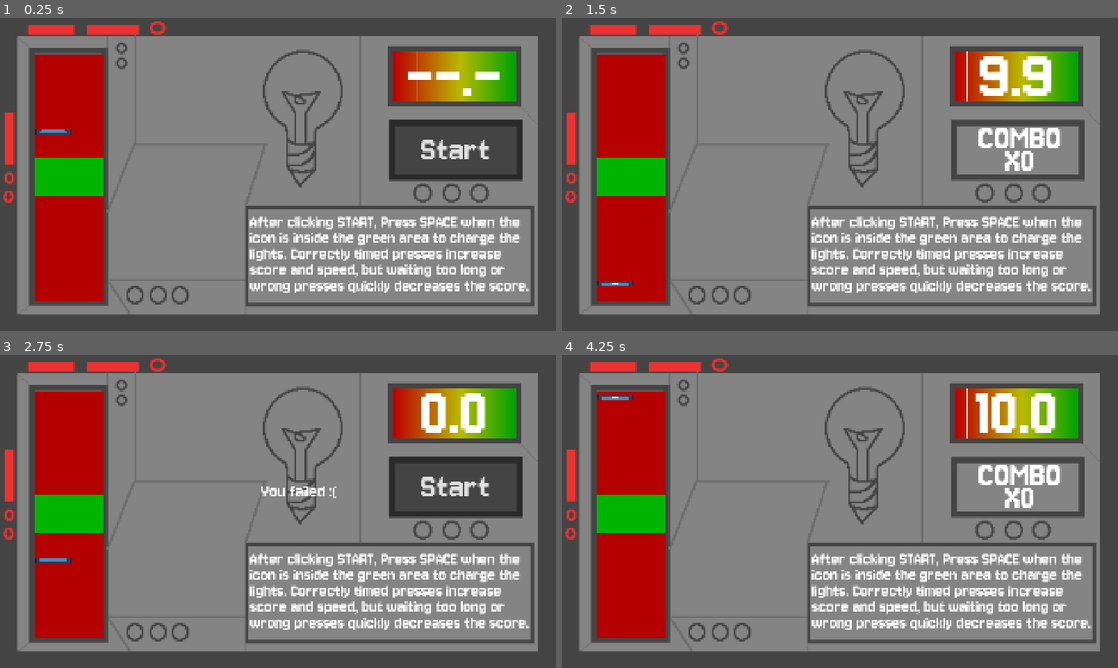
Above: before the commit, frames 1-4 (two rows, left to right).
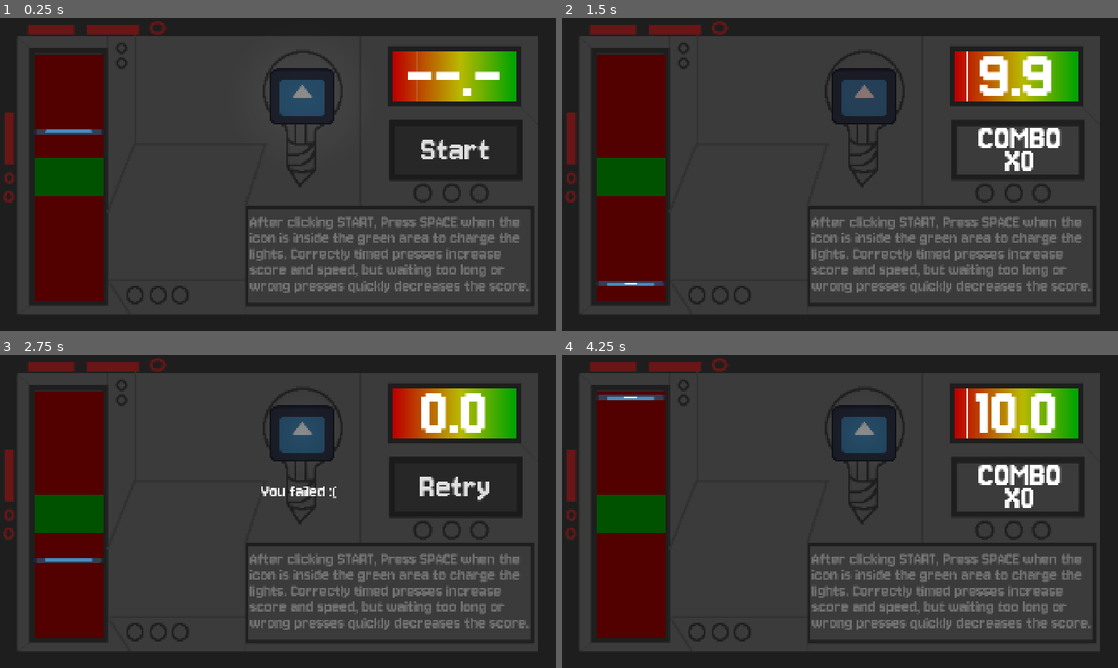
Above: after the commit, the same moments.

Repository: Exponential182/Pukehinau-Peril
Game: Godot game, scene res://prefabs/vertical_puzzle.tscn
The game is run twice, just before and just after one commit, with the same random seed, the same clock (stepped at 60 frames per second) and the same inputs. This scene is started directly instead of the project's main scene. The engine's default icon, where the game draws it, is replaced by a stand-in: a white triangle on a blue panel in a dark square.
Inputs (mouse positions are in pixels of both pictures, inside the frame that each line leads up to):
- Up to frame 1 (0.25 s): no input
- Up to frame 2 (1.5 s): click "Start" at 0.5 s; tap Space (smack) at 1.25 s; move the mouse to (962, 158) at 1.27 s; hold D (right) from 1.28 s (still down); hold Space (smack) from 1.28 s (still down); tap E (interact) at 1.35 s
- Up to frame 3 (2.75 s): move the mouse to (166, 527) at 2.02 s; release D (right) at 2.03 s; release Space (smack) at 2.03 s; hold S (down) from 2.03 s (still down); tap Space (smack) at 2.1 s; tap E (interact) at 2.3 s
- Up to frame 4 (4.25 s): release S (down) at 2.75 s; click "Start" (after the commit: "Retry") at 2.75 s; tap Space (smack) at 3.5 s; move the mouse to (895, 442) at 3.52 s; hold D (right) from 3.53 s (still down); hold Space (smack) from 3.53 s (still down); tap E (interact) at 3.6 s

The runs differ from the first frame. In frame 1, 95% of the frame differs, in the area x 0-100%, y 0-100%; in frame 2, 96%; in frame 3, 95%; in frame 4, 96%.
Error in both runs: Invalid access to property or key 'vertical_puzzle_completed' on a base object of type 'Window'. (res://scripts/vertical_puzzle.gd:35)

Commit message:
godot_placeholder light

Diff:
--- a/prefabs/vertical_puzzle.tscn
+++ b/prefabs/vertical_puzzle.tscn
@@ -6,6 +6,7 @@
 [ext_resource type="FontFile" uid="uid://cp2y2i6geeae8" path="res://assets/Themes and fonts/Jersey10-Regular.ttf" id="3_28ko8"]
 [ext_resource type="AudioStream" uid="uid://brjhg6hm8530v" path="res://assets/SFX/vertical_puzze(1).mp3" id="5_d1beo"]
 [ext_resource type="AudioStream" uid="uid://bdm88osw05fih" path="res://assets/SFX/fend.mp3" id="6_d1beo"]
+[ext_resource type="Texture2D" uid="uid://btrf318od7huf" path="res://assets/Sprites/circle light.webp" id="7_1aoew"]
 
 [sub_resource type="RectangleShape2D" id="RectangleShape2D_vetud"]
 size = Vector2(118, 172)
@@ -52,12 +53,38 @@
 z_index = 500
 script = ExtResource("1_n2pnt")
 
-[node name="lightswitchui_unlighted" type="Sprite2D" parent="." unique_id=440627082]
-position = Vector2(960, 540.075)
-scale = Vector2(4, 3.9994447)
-texture = ExtResource("2_d1beo")
+[node name="main_light" type="DirectionalLight2D" parent="." unique_id=575195253]
+position = Vector2(-513, -580)
+energy = 0.55
+blend_mode = 1
+shadow_enabled = true
 
 [node name="canvas_layer" type="CanvasLayer" parent="." unique_id=184093748]
+
+[node name="fail" type="Node2D" parent="canvas_layer" unique_id=1918243977]
+
+[node name="Tutorial" type="Label" parent="canvas_layer/fail" unique_id=2059556525]
+visible = false
+z_index = 120
+offset_left = 518.0
+offset_top = 436.0
+offset_right = 1548.0
+offset_bottom = 725.0
+theme_override_fonts/font = ExtResource("3_28ko8")
+theme_override_font_sizes/font_size = 64
+text = "You failed :("
+horizontal_alignment = 1
+autowrap_mode = 2
+
+[node name="button" type="Button" parent="canvas_layer/fail" unique_id=364393041]
+z_index = 186
+offset_left = 1343.0
+offset_top = 351.0
+offset_right = 1805.0
+offset_bottom = 560.0
+theme_override_fonts/font = ExtResource("3_28ko8")
+theme_override_font_sizes/font_size = 128
+text = "Start"
 
 [node name="main_area" type="Area2D" parent="canvas_layer" unique_id=818856713]
 position = Vector2(60, 536)
@@ -68,12 +95,6 @@
 position = Vector2(0, 4)
 shape = SubResource("RectangleShape2D_vetud")
 
-[node name="Sprite2D" type="Sprite2D" parent="canvas_layer" unique_id=1829736672]
-visible = false
-position = Vector2(11, 540)
-scale = Vector2(1.003, 1.348)
-texture = ExtResource("2_tghds")
-
 [node name="win_area" type="Area2D" parent="canvas_layer" unique_id=242481353]
 position = Vector2(184, 392.88)
 metadata/_edit_group_ = true
@@ -83,7 +104,8 @@
 shape = SubResource("RectangleShape2D_uvhsu")
 
 [node name="Sprite2D" type="Sprite2D" parent="canvas_layer/win_area" unique_id=1997258581]
-scale = Vector2(1, 0.140625)
+position = Vector2(52.499996, 0)
+scale = Vector2(1.8671875, 0.140625)
 texture = ExtResource("2_tghds")
 
 [node name="score" type="Node2D" parent="canvas_layer" unique_id=1017932353]
@@ -162,6 +184,11 @@
 scale = Vector2(34.695, 34.695)
 text = "Good"
 
+[node name="lightswitchui_unlighted" type="Sprite2D" parent="." unique_id=440627082]
+position = Vector2(960, 540.075)
+scale = Vector2(4, 3.9994447)
+texture = ExtResource("2_d1beo")
+
 [node name="Tutorial" type="Label" parent="." unique_id=1443259148]
 z_index = 120
 offset_left = 864.0
@@ -183,39 +210,27 @@
 scale = Vector2(0.7869468, 1.9704674)
 texture = SubResource("GradientTexture2D_d1beo")
 
-[node name="fail" type="Node2D" parent="." unique_id=1918243977]
-
-[node name="Tutorial" type="Label" parent="fail" unique_id=2059556525]
-visible = false
-z_index = 120
-offset_left = 518.0
-offset_top = 436.0
-offset_right = 1548.0
-offset_bottom = 725.0
-theme_override_fonts/font = ExtResource("3_28ko8")
-theme_override_font_sizes/font_size = 64
-text = "You failed :("
-horizontal_alignment = 1
-autowrap_mode = 2
-
-[node name="button" type="Button" parent="fail" unique_id=364393041]
-z_index = 186
-offset_left = 1343.0
-offset_top = 351.0
-offset_right = 1805.0
-offset_bottom = 560.0
-theme_override_fonts/font = ExtResource("3_28ko8")
-theme_override_font_sizes/font_size = 128
-text = "Start"
-
 [node name="combo" type="AudioStreamPlayer" parent="." unique_id=918790381]
 stream = ExtResource("5_d1beo")
 
 [node name="done" type="AudioStreamPlayer" parent="." unique_id=16361542]
 stream = ExtResource("6_d1beo")
 
+[node name="lightbulb" type="Node2D" parent="." unique_id=824255658]
+position = Vector2(1044, 272)
+metadata/_edit_group_ = true
+
+[node name="Sprite2D" type="Sprite2D" parent="lightbulb" unique_id=1829736672]
+scale = Vector2(1.7593124, 1.5177504)
+texture = ExtResource("2_tghds")
+
+[node name="point_light_2d" type="PointLight2D" parent="lightbulb" unique_id=217800484]
+scale = Vector2(2, 2)
+energy = 0.1
+texture = ExtResource("7_1aoew")
+
+[connection signal="pressed" from="canvas_layer/fail/button" to="." method="_on_button_pressed"]
 [connection signal="area_entered" from="canvas_layer/main_area" to="." method="_on_main_area_area_entered"]
 [connection signal="area_exited" from="canvas_layer/main_area" to="." method="_on_main_area_area_exited"]
 [connection signal="timeout" from="canvas_layer/combo_timer" to="." method="_on_combo_timer_timeout"]
 [connection signal="timeout" from="canvas_layer/speed_timer" to="." method="_on_speed_timer_timeout"]
-[connection signal="pressed" from="fail/button" to="." method="_on_button_pressed"]
--- a/scripts/vertical_puzzle.gd
+++ b/scripts/vertical_puzzle.gd
@@ -1,7 +1,7 @@
 extends Node2D
 @onready var win_area = $canvas_layer/win_area
 @onready var progress_bar = $canvas_layer/bar/ProgressBar
-@onready var bar = $canvas_layer/bar
+@onready var bar = $lightbulb
 @onready var offset = $canvas_layer/bar/ProgressBar.position
 @onready var combo_counter = $canvas_layer/combo_counter
 @onready var combo_text = $canvas_layer/combo_counter/combo_count
@@ -38,16 +38,18 @@
 	if state == "playing":
 		if progress_bar.value > 0.1:
 			progress_bar.value -= wait * 0.03 * (1+0.1*wait)
+			$lightbulb/point_light_2d.energy = progress_bar.value/100
+			$lightbulb/point_light_2d.scale = Vector2(1 + progress_bar.value/100,1 + progress_bar.value/100)
 			pass
 		else:
-			$fail.show()
+			$canvas_layer/fail.show()
 			$canvas_layer/combo_counter.hide()
 			state = "paused"
 			can_combo = false
 		if shake_timer > 0:
 			shake_timer -= delta
-			#bar.scale = Vector2(1,1) + Vector2(rand_scale,rand_scale) * combo_multiplier * 0.6 * (shake_timer / shake_duration)
-			#bar.rotation_degrees = 0 + randf_range(-1, 1) * (1.0/combo_multiplier) * shake_strength * (shake_timer / shake_duration)
+			bar.scale = Vector2(1,1) + Vector2(rand_scale,rand_scale) * combo_multiplier * 0.6 * (shake_timer / shake_duration)
+			bar.rotation_degrees = 0 + randf_range(-1, 1) * (1.0/combo_multiplier) * shake_strength * (shake_timer / shake_duration)
 		else:
 			offset = Vector2.ZERO
 		win_area.position.y += speed * direction
@@ -66,6 +68,7 @@
 			if min_win < win_position and win_position < max_win:
 				in_range = true
 			if in_range:
+				color_flash(Color("green"))
 				$combo.play()
 				$combo.pitch_scale = 0.5 + (combo * 0.1)
 				combo += 1
@@ -80,6 +83,7 @@
 					vertical_puzzle_completed.emit()
 					self.queue_free()
 			else:
+				color_flash(Color("red"))
 				$combo.play()
 				$combo.pitch_scale = 0.35
 				progress_bar.value -= 10
@@ -96,6 +100,12 @@
 		shake_timer = duration
 		original_offset = Vector2(1470,530) + offset
 
+func color_flash(color:Color):
+	$lightbulb/point_light_2d.energy = progress_bar.value/100
+	$lightbulb/point_light_2d.color = color
+	await get_tree().create_timer(0.5).timeout
+	$lightbulb/point_light_2d.color = "white"
+
 func _on_combo_timer_timeout() -> void:
 	can_combo = true
 
@@ -105,9 +115,10 @@
 
 func _on_button_pressed() -> void:
 	state = "playing"
-	$fail.hide()
+	$canvas_layer/fail.hide()
 	$canvas_layer/combo_counter.show()
-	$fail/Tutorial.show()
+	$canvas_layer/fail/Tutorial.show()
+	$canvas_layer/fail/button.text = "Retry"
 	progress_bar.value = 20
 	wait = 0
 	combo = 0
